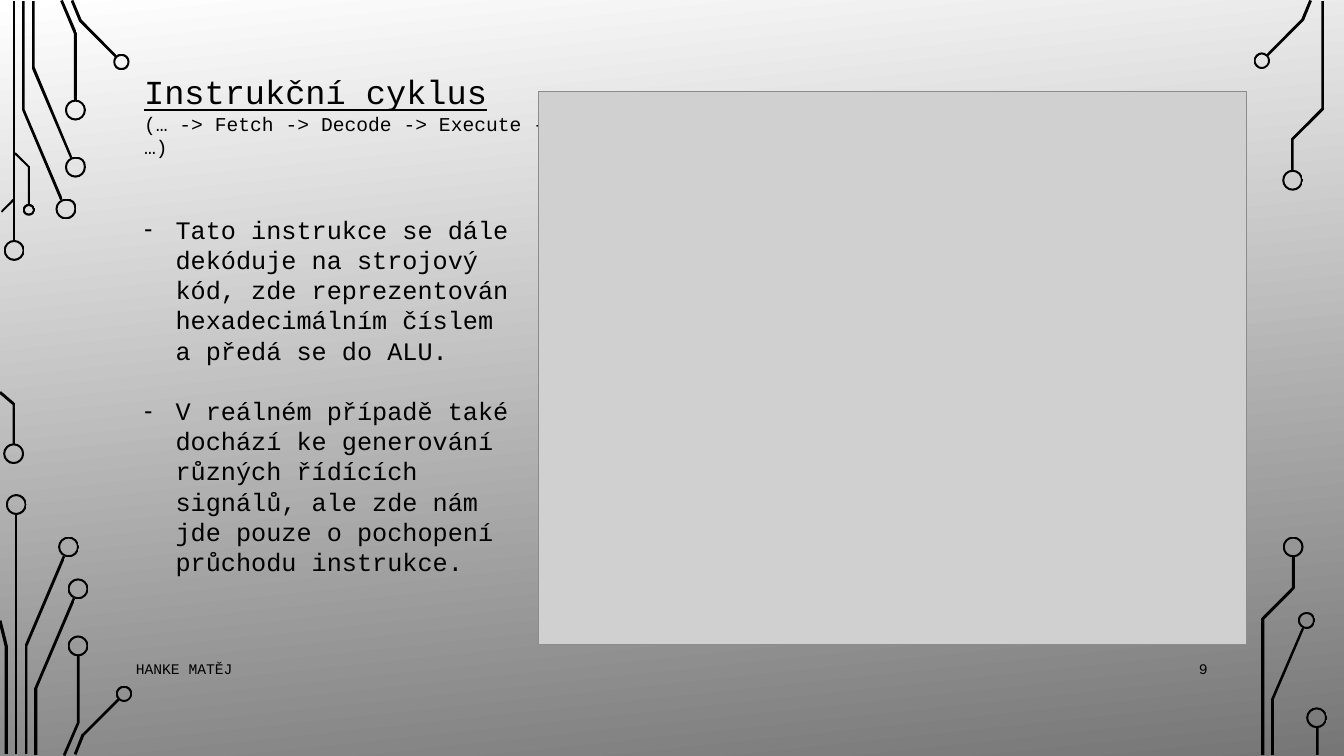
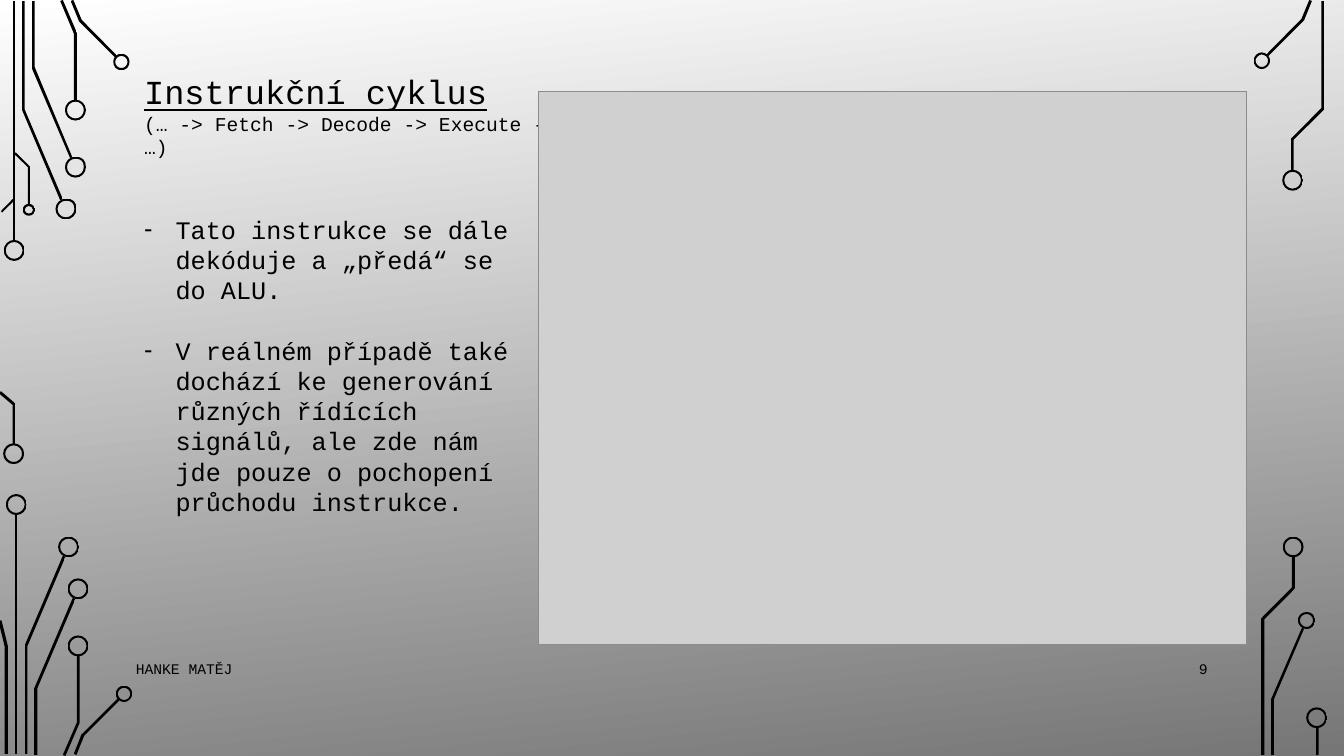
Before and after one commit to HankeMat/SPSE-Study-Materials, a slide deck: slide 9 of Prezenatce/00_RISC-CISC_white.pptx. Drawn at 1344x756 pixels with LibreOffice and Linux fonts; fonts in the diff are those of the drawing; grey boxes stand for pictures; background and template pictures are left out. Boxes give left, top, right and bottom in pixels: in the first picture for what was removed or moved away, otherwise in the second. Text is boxed around its words. In the diff, an @@ line names an element or a change of style, - is before the commit and + after.

```diff
--- a/Prezenatce/00_RISC-CISC_white.pptx
+++ b/Prezenatce/00_RISC-CISC_white.pptx
@@ text at (176,220,508,300): text changed @@
-– Tato instrukce se dále dekóduje na strojový kód, zde reprezentován hexadecimálním číslem a předá se do ALU.
+– Tato instrukce se dále dekóduje a „předá“ se do ALU.
```
Also in this commit, not shown: 1 other slide changed, 3 other files.
